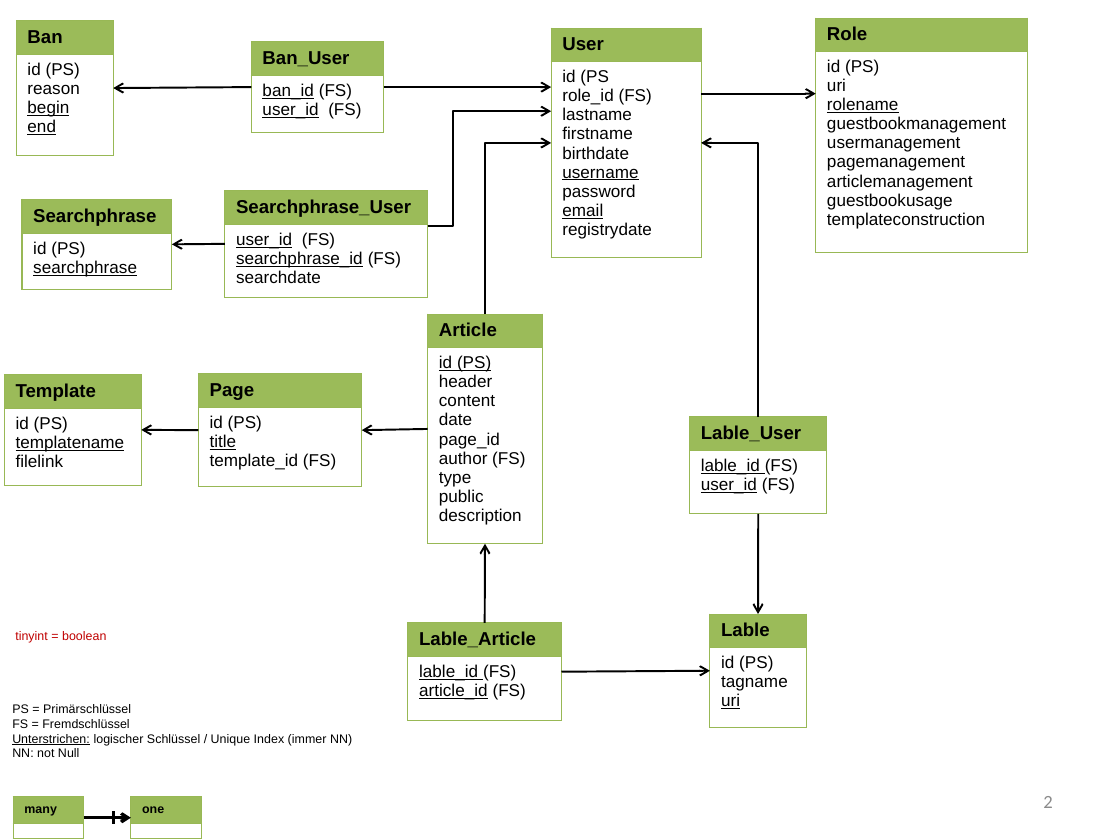
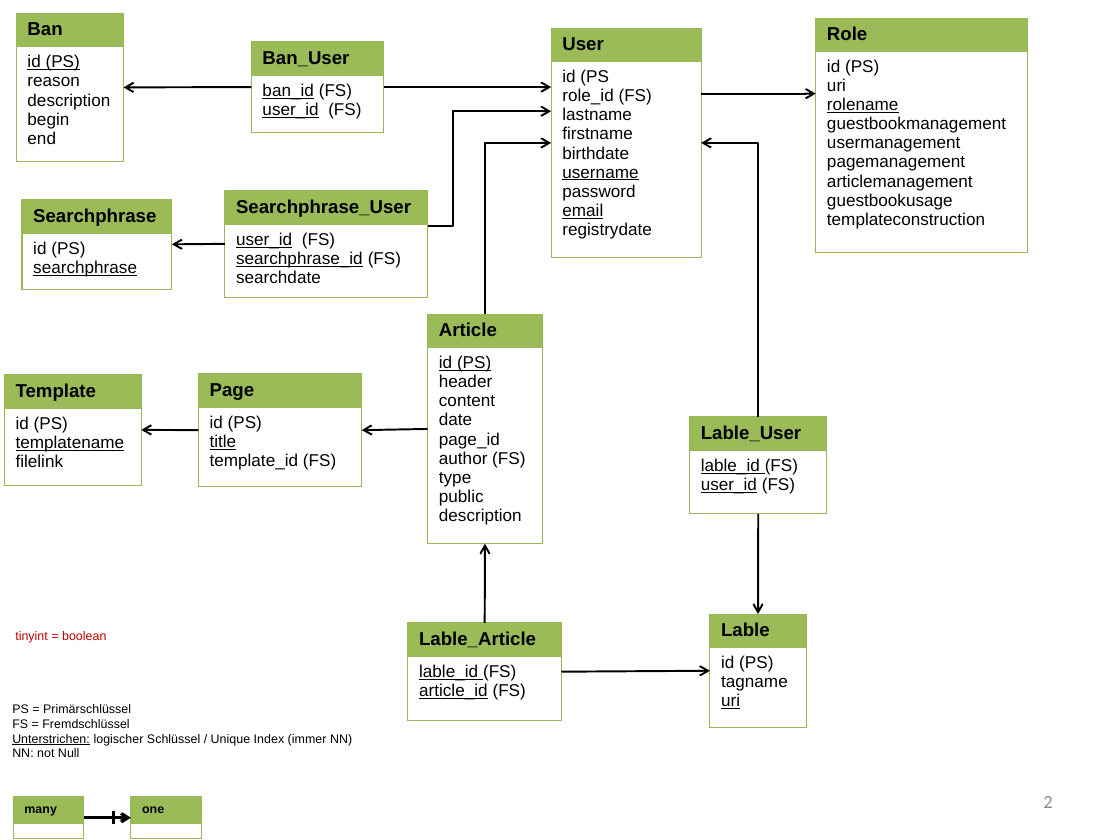
Before and after one commit to ladymagnetic/semanticcms, a slide deck: slide 2 of Spezifikationen/CMS_Modell_Spezifikation.pptx. Drawn at 1120x840 pixels with LibreOffice and Linux fonts; fonts in the diff are those of the drawing. Boxes give left, top, right and bottom in pixels: in the first picture for what was removed or moved away, otherwise in the second. Text is boxed around its words. In the diff, an @@ line names an element or a change of style, - is before the commit and + after.

Commit message:
#2 Datenbankabbild und Datenbankmodell
Ban => neues Attribut description

```diff
--- a/Spezifikationen/CMS_Modell_Spezifikation.pptx
+++ b/Spezifikationen/CMS_Modell_Spezifikation.pptx
@@ table at [17, 13, 124, 162] @@
-row 2, column 1: id (PS) / reason / begin / end
+row 2, column 1: id (PS) / reason / description / begin / end
@@ table: place and size @@
-table at [17, 21, 114, 156]
+table at [17, 13, 124, 162]
@@ arrow moved from (251, 87) - (113, 88) to (251, 87) - (123, 87) @@
```
Also in this commit, not shown: 1 other slide changed.
